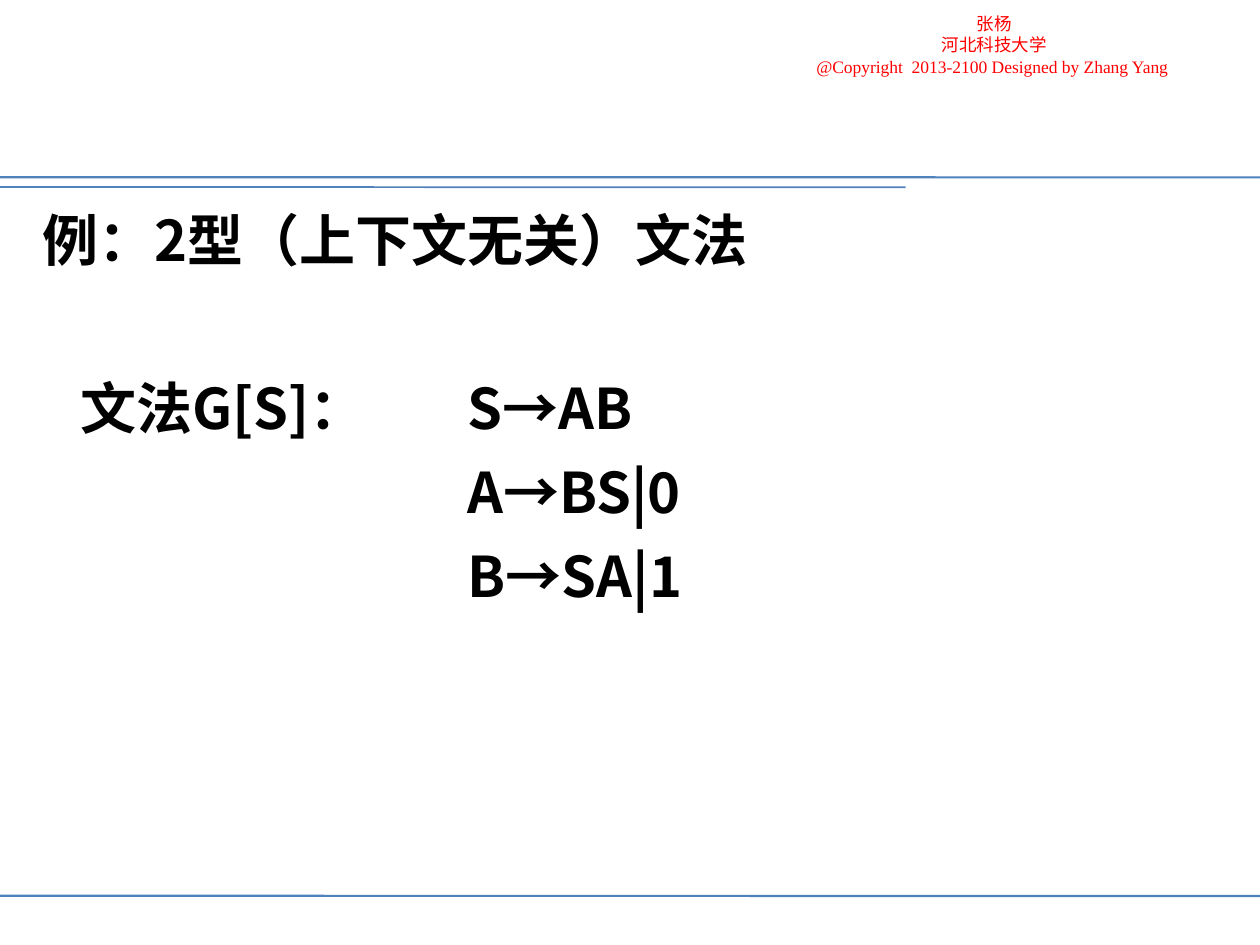
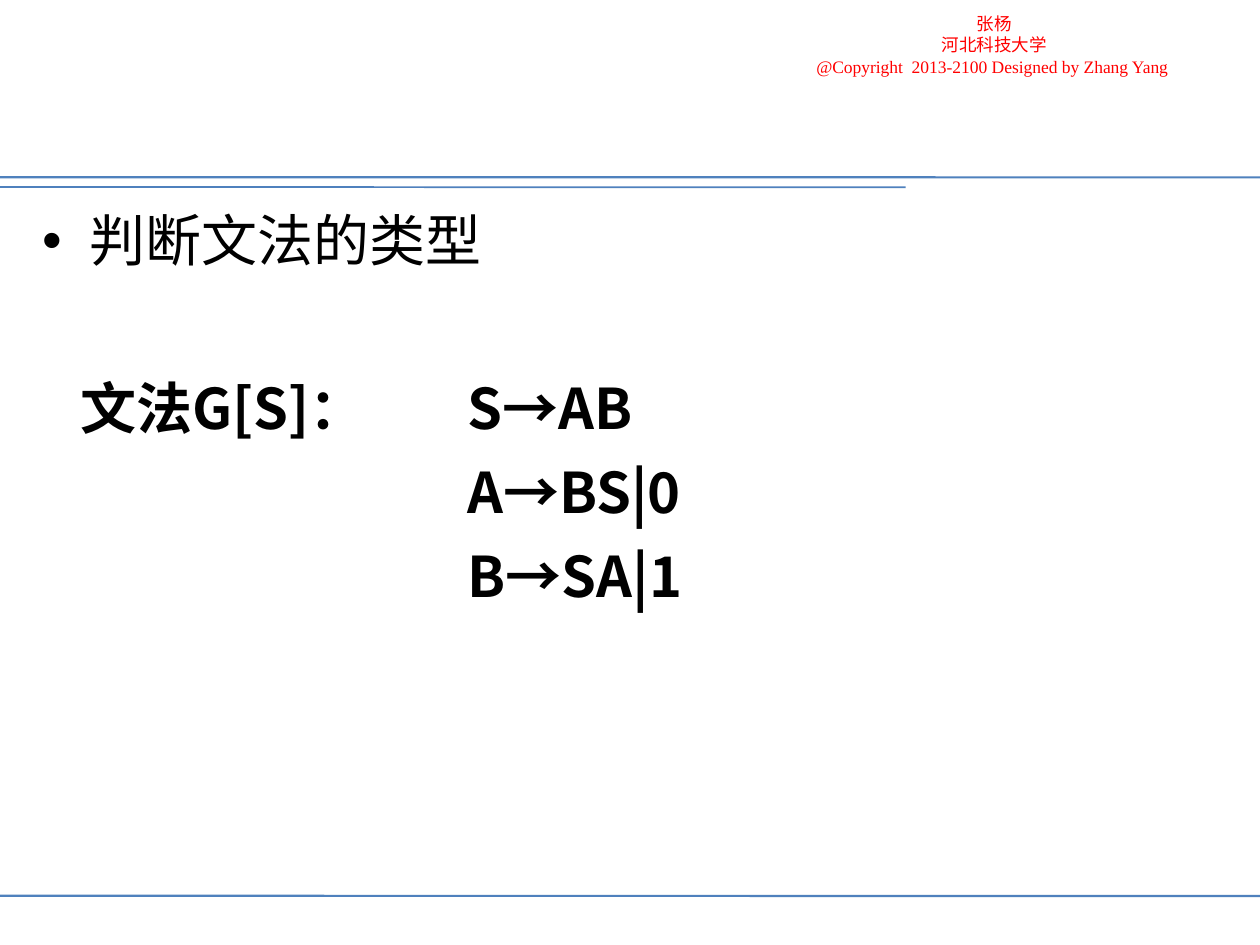
Before and after one commit to uzhangyang/uzhangyang.github.io, a slide deck: slide 24 of teaching/compiler/lessons/2-1.ppt (slide 22 before the commit). Drawn at 1260x945 pixels with LibreOffice and Linux fonts; fonts in the diff are those of the drawing; background and template pictures are left out. Boxes give left, top, right and bottom in pixels: in the first picture for what was removed or moved away, otherwise in the second. Text is boxed around its words. In the diff, an @@ line names an element or a change of style, - is before the commit and + after.

```diff
--- a/teaching/compiler/lessons/2-1.ppt
+++ b/teaching/compiler/lessons/2-1.ppt
@@ text at (89,213,481,266): text changed; bold off @@
-例：2型（上下文无关）文法
+• 判断文法的类型
```
Also in this commit, not shown: 7 other slides changed, 14 other files.
